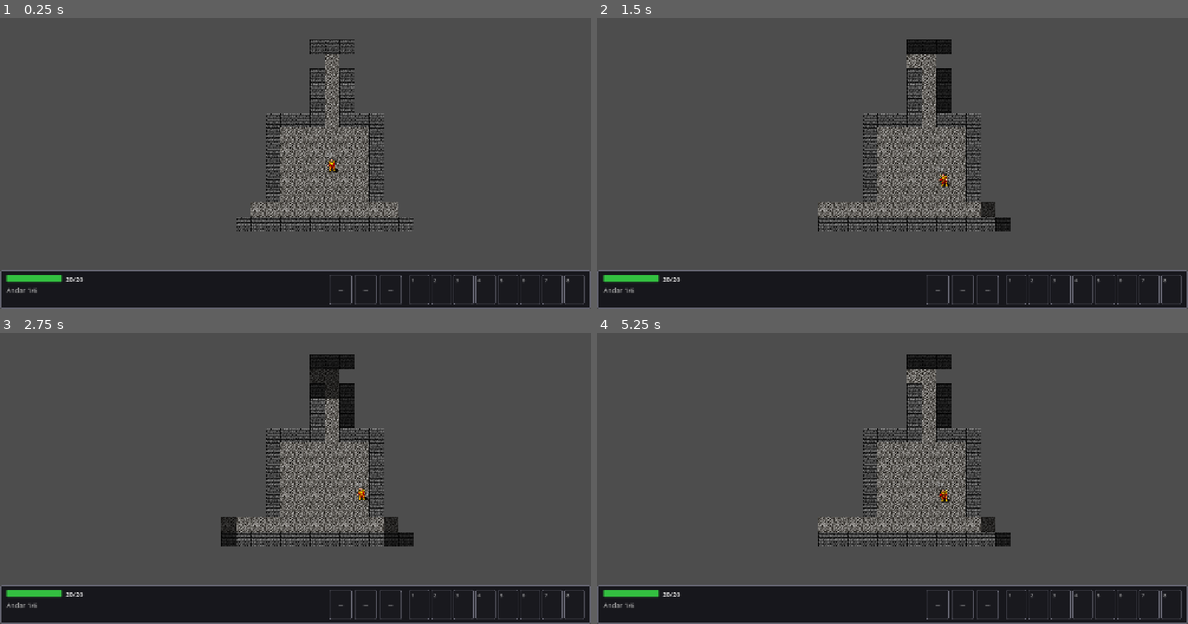
Above: before the commit, frames 1-4 (two rows, left to right).
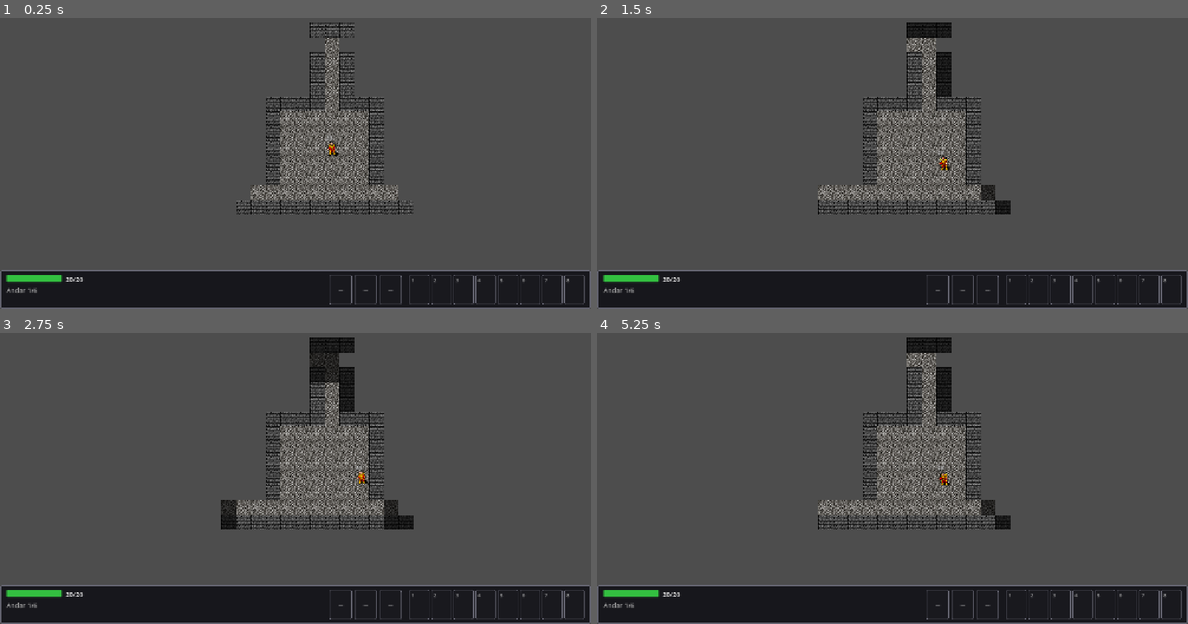
Above: after the commit, the same moments.

Repository: NicolasDeNigris91/Public_Roguelike
Game: Godot game, scene res://scenes/main.tscn
Same seed, same stepped clock (60 frames per second), same inputs: the game is played once before the commit and once after it.
Inputs (mouse positions are in pixels of both pictures, inside the frame that each line leads up to):
- Up to frame 1 (0.25 s): no input
- Up to frame 2 (1.5 s): tap Enter at 0.5 s; move the mouse to (1022, 125) at 0.52 s; hold Right 0.53-1.28 s; tap R at 0.6 s; move the mouse to (774, 160) at 1.27 s; hold Down from 1.28 s (still down); tap 1 at 1.35 s
- Up to frame 3 (2.75 s): tap Space at 2 s; move the mouse to (354, 385) at 2.02 s; release Down at 2.03 s; hold Right from 2.03 s (still down); tap 8 at 2.1 s
- Up to frame 4 (5.25 s): tap Enter at 2.75 s; move the mouse to (862, 525) at 2.77 s; release Right at 2.78 s; hold Up 2.78-3.53 s; tap R at 2.85, 5.1 s; tap Space at 3.5 s; move the mouse to (1069, 507) at 3.52 s; hold Left 3.53-5.03 s; tap 1 at 3.6 s; move the mouse to (715, 408) at 4.27 s; tap 8 at 4.35 s; move the mouse to (922, 458) at 5.02 s; hold Down from 5.03 s (still down)

The runs differ from the first frame. In frame 1, 7.5% of the frame differs, in the area x 40-70%, y 1-74%; in frame 2, 8.5%; in frame 3, 8.4%; in frame 4, 8.5%, in the area x 37-70%, y 1-74%.

Commit message:
fix: reposition World so grid fits above hotbar without overlap

Diff:
--- a/scenes/main.tscn
+++ b/scenes/main.tscn
@@ -13,7 +13,7 @@
 script = ExtResource("4_tm")
 
 [node name="World" type="Node2D" parent="." unique_id=652567308]
-position = Vector2(160, 40)
+position = Vector2(160, 4)
 
 [node name="Dungeon" type="Node2D" parent="World" unique_id=1613314449]
 script = ExtResource("2_dungeon")
